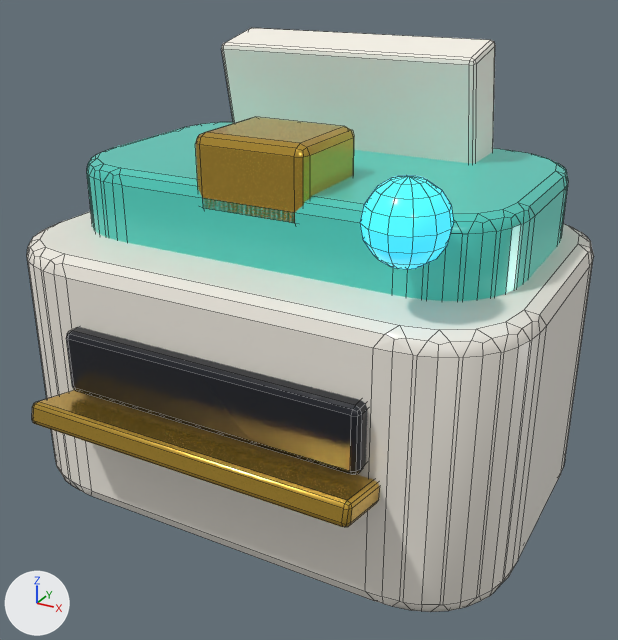
An edit to the Blender file ArtSource/Blender/WallHabitat/WallHabitat_TaskPrinter.blend, drawn before and after from the same camera.
Camera for both pictures: a camera (50 mm lens) standing at (0.0625, -0.1141, 0.0838) and looking at (0.0029, -0.0058, 0.0297). Arrows for +X, +Y and +Z are at lower left; the lights stay in place. The picture after the commit comes second. Mesh edges are drawn as thin lines.

In view in the first picture: 'WallHabitat_TaskPrinter_Mesh'.
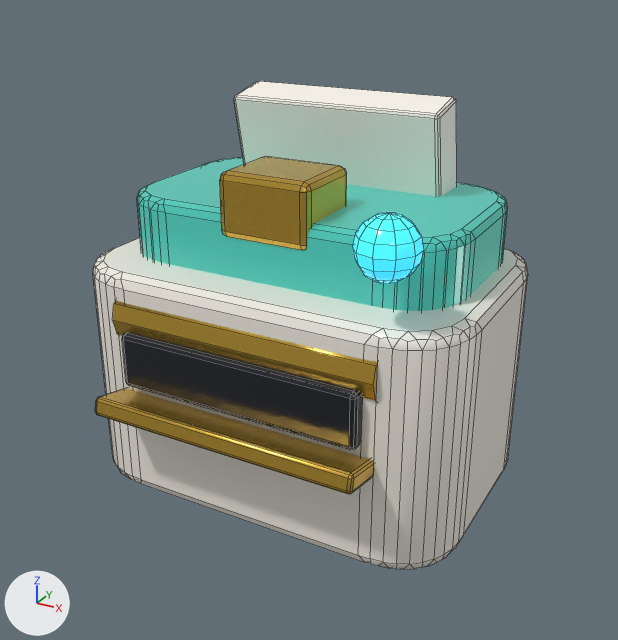
Pixel boxes (x1, y1, x2, y2) of what changed, in the pictures (618 x 640 px; the box of a moved part takes in the faces that stretch with it):
'WallHabitat_TaskPrinter_Mesh', reshaped, moved (23% narrower, 16% shorter)
    before: (27, 28, 594, 612)
    after: (93, 81, 528, 569)
part 1 of me_wallhabitat_taskprinter_body_mesh, moved or reshaped
    before: (66, 327, 368, 475)
    after: (122, 332, 362, 450)
part 2 of me_wallhabitat_taskprinter_body_mesh, moved or reshaped
    before: (32, 390, 380, 527)
    after: (95, 388, 374, 494)
part 3 of me_wallhabitat_taskprinter_body_mesh, moved or reshaped
    before: (222, 28, 495, 163)
    after: (234, 81, 457, 197)
part 4 of me_wallhabitat_taskprinter_body_mesh, moved or reshaped
    before: (195, 117, 354, 223)
    after: (220, 156, 347, 250)
part 5 of me_wallhabitat_taskprinter_body_mesh, added (yellow)
    after: (112, 300, 378, 401)
part 6 of me_wallhabitat_taskprinter_body_mesh, added (cyan)
    after: (352, 212, 424, 284)
part 7 of me_wallhabitat_taskprinter_body_mesh, rebuilt (23% narrower, 17% shorter)
    before: (27, 211, 594, 612)
    after: (93, 237, 528, 569)
part 8 of me_wallhabitat_taskprinter_body_mesh, rebuilt (23% narrower, 14% shorter)
    before: (87, 122, 569, 301)
    after: (137, 157, 508, 311)
part 9 of me_wallhabitat_taskprinter_body_mesh, deleted (cyan)
    before: (360, 175, 454, 269)

What the commit changed:
me_wallhabitat_taskprinter_body_mesh is used by ob_wallhabitat_taskprinter_mesh; location (0.0, 0.0, 0.021); rotation (0.0, 0.0, -3.142), in degrees (0, 0, -180).
me_wallhabitat_taskprinter_body_mesh had 1010 vertices, 960 faces and spanned x -0.041..0.041, y -0.029..0.0381, z -0.021..0.0496.
me_wallhabitat_taskprinter_body_mesh now has 992 vertices, 942 faces and spans x -0.032..0.032, y -0.022..0.0291, z -0.019..0.0435.
me_wallhabitat_taskprinter_body_mesh part 1: the loose piece of 56 vertices spanning x -0.024..0.024, y 0.0255..0.0315, z 0.001..0.011 is scaled about its middle by (0.834, 0.84, 0.912), then moved by (0.0, -0.007, 0.0).
me_wallhabitat_taskprinter_body_mesh part 2: the loose piece of 56 vertices spanning x -0.026..0.026, y 0.0279..0.0381, z -0.0036..0.0016 is multiplied about its middle by the matrix ((0.848, 0.0, 0.0), (0.0, 0.808, -0.017), (0.0, -0.017, 0.884)), then moved by (0.0, -0.008, 0.0).
me_wallhabitat_taskprinter_body_mesh part 3: the loose piece of 56 vertices spanning x -0.022..0.022, y -0.0232..-0.0088, z 0.0244..0.0496 is multiplied about its middle by the matrix ((0.82, 0.0, 0.0), (0.0, 0.806, 0.006), (0.0, 0.006, 0.835)), then moved by (0.0, 0.004, -0.004).
me_wallhabitat_taskprinter_body_mesh part 4: the loose piece of 56 vertices spanning x -0.009..0.009, y 0.002..0.018, z 0.027..0.039 is scaled about its middle by (0.837, 0.814, 0.838), then moved by (0.0, -0.002, -0.003).
me_wallhabitat_taskprinter_body_mesh part 5: a new loose piece, a 12-sided cylinder along x spanning x -0.022..0.022, y 0.013..0.023, z 0.007..0.017, in mat_mat_brass (yellow #d9b047).
me_wallhabitat_taskprinter_body_mesh part 6: a new loose piece, a UV sphere (10 segments, 8 rings, poles along z) spanning x -0.0263..-0.0177, y 0.0155..0.0245, z 0.0255..0.0345, in mat_mat_statuscyan (cyan #40d1f2, glowing cyan #40d1f2).
me_wallhabitat_taskprinter_body_mesh part 7: the loose piece of 280 vertices spanning x -0.041..0.041, y -0.029..0.029, z -0.021..0.021 is rebuilt with 280 vertices and now spans x -0.032..0.032, y -0.022..0.022, z -0.019..0.019.
me_wallhabitat_taskprinter_body_mesh part 8: the loose piece of 280 vertices spanning x -0.036..0.036, y -0.026..0.018, z 0.018..0.032 is rebuilt with 280 vertices and now spans x -0.028..0.028, y -0.02..0.014, z 0.017..0.029.
me_wallhabitat_taskprinter_body_mesh part 9: the loose piece of 86 vertices spanning x -0.0315..-0.0205, y 0.0185..0.0295, z 0.0275..0.0385 is deleted.
Other edits to the shape of me_wallhabitat_taskprinter_body_mesh do not show in these pictures.
Object 'WallHabitat_TaskPrinter_Mesh' (ob_wallhabitat_taskprinter_mesh) moves from (0.0, 0.0, 0.021) to (0.0, 0.0, 0.019).
